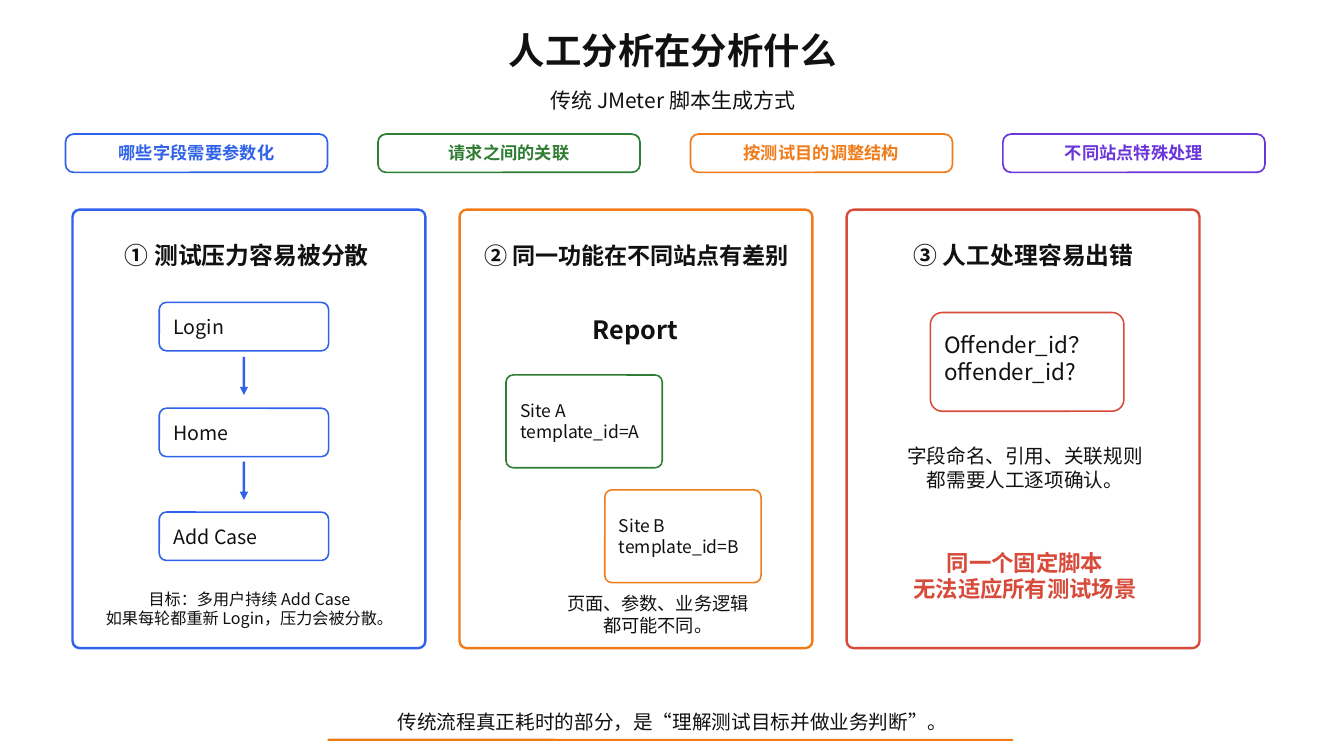
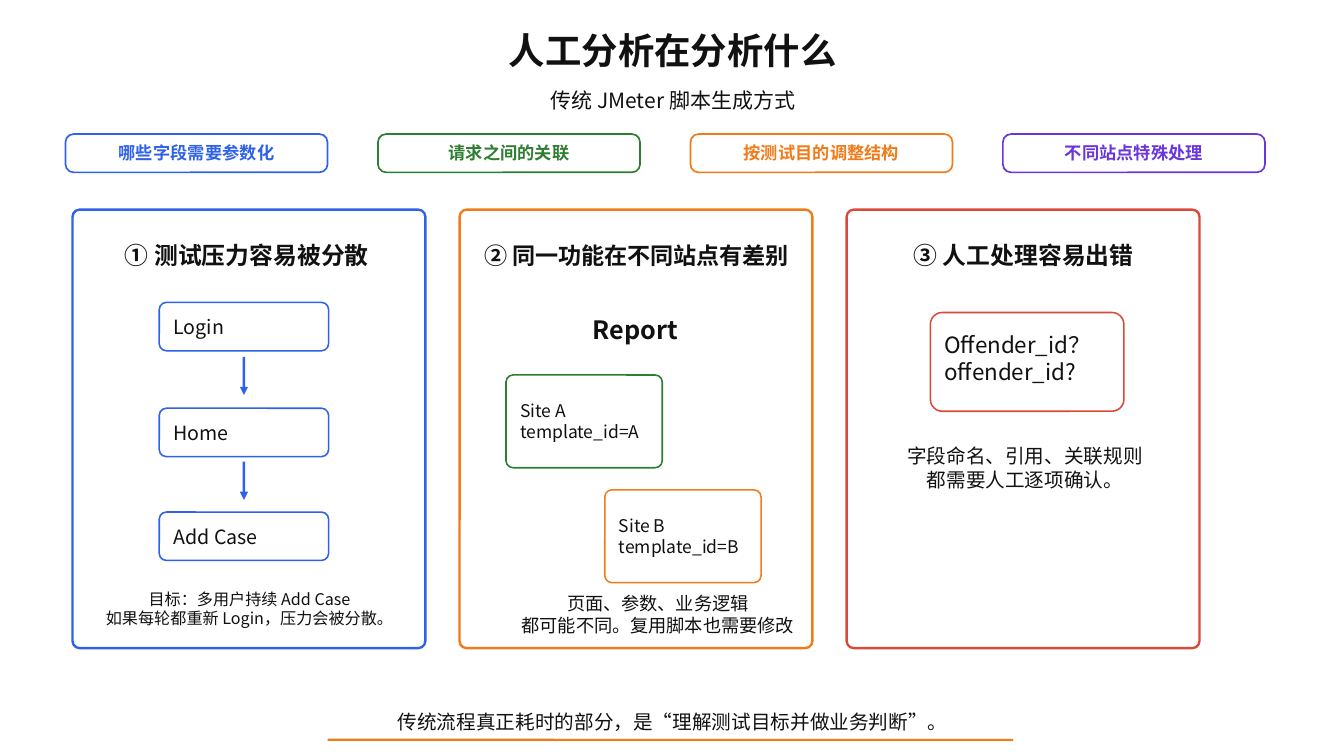
Before and after one commit to yaoxue0911/Performance, a slide deck: slide 3 of AI Jmeter SKILL 培训/jmeter-loader-skills_按要求更新版.pptx (slide 4 before the commit). Drawn at 1344x756 pixels with LibreOffice and Linux fonts; fonts in the diff are those of the drawing. Boxes give left, top, right and bottom in pixels: in the first picture for what was removed or moved away, otherwise in the second. Text is boxed around its words. In the diff, an @@ line names an element or a change of style, - is before the commit and + after.

```diff
--- a/AI Jmeter SKILL 培训/jmeter-loader-skills_按要求更新版.pptx
+++ b/AI Jmeter SKILL 培训/jmeter-loader-skills_按要求更新版.pptx
@@ text removed at bbox=[913, 552, 1136, 599] @@
-同一个固定脚本
-无法适应所有测试场景
@@ text at bbox=[522, 616, 794, 634]: text changed @@
-都可能不同。
+都可能不同。复用脚本也需要修改
```
Also in this commit, not shown: 3 other slides changed, 2 slides removed, 2 other files.
